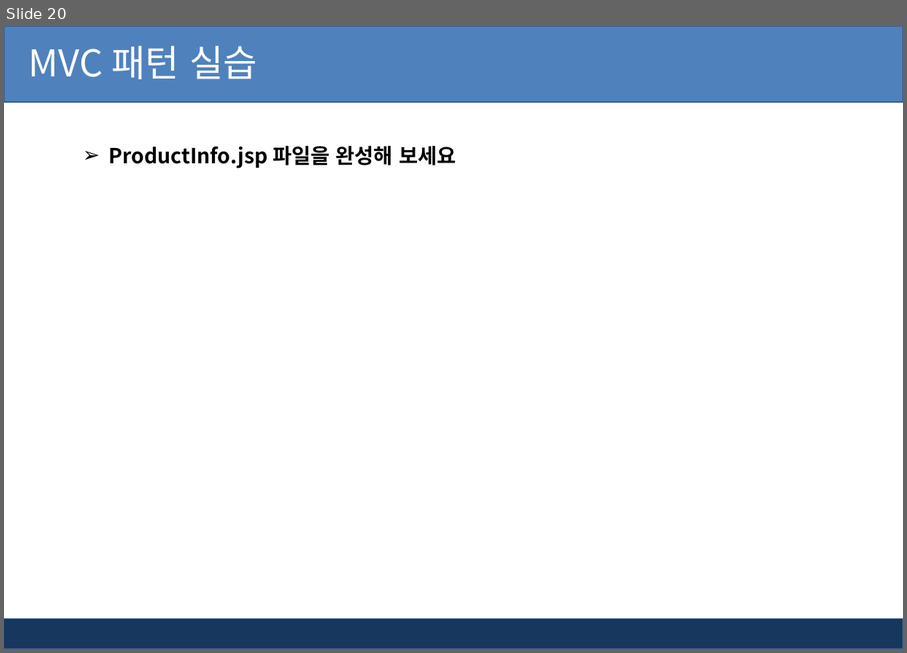
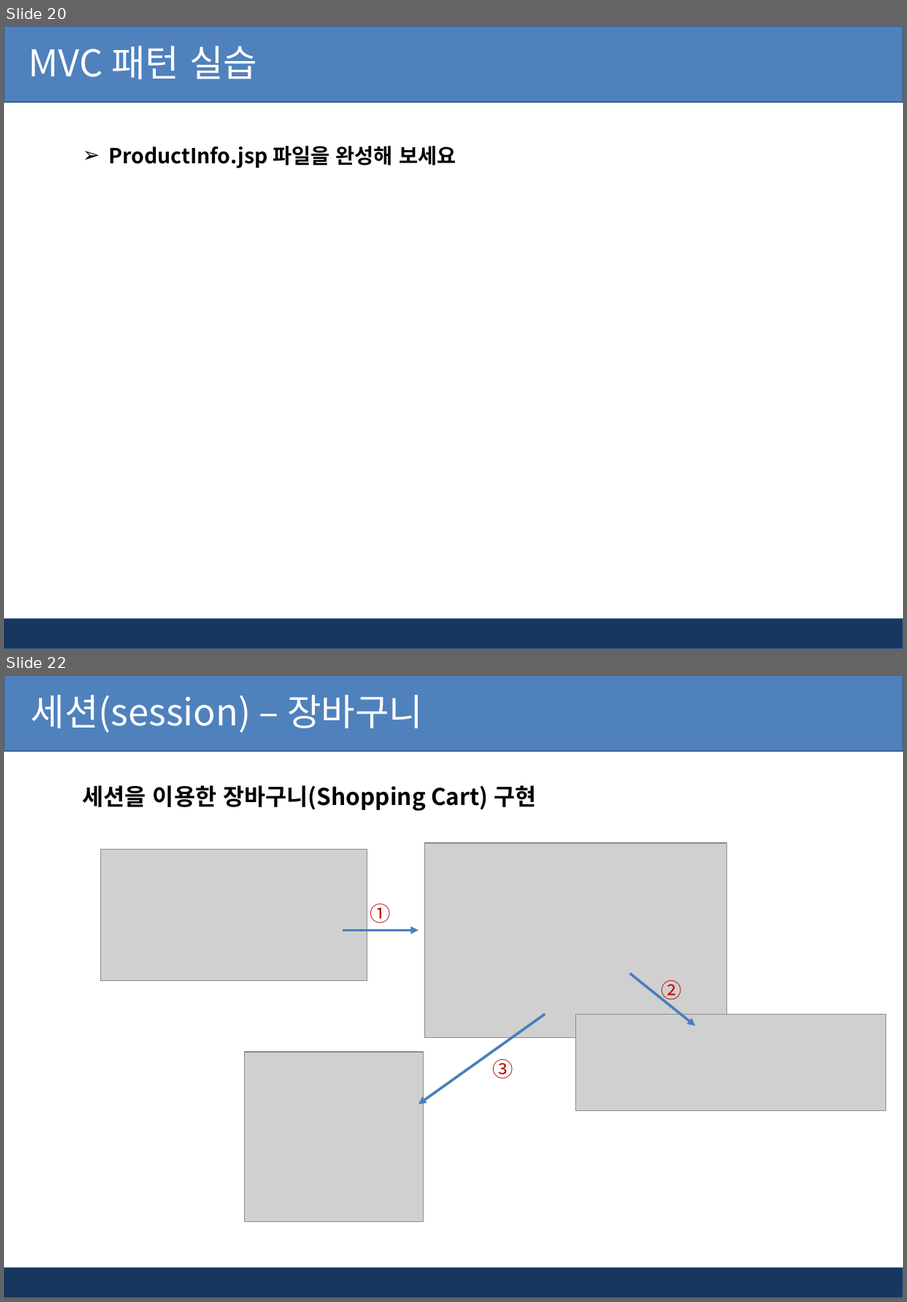
Before and after one commit to kiyongee2/green_project_web, a slide deck: jsp_ppt/13장. Maven 기반 프로젝트.pptx. Shown one above the other, each under a label of ours: slide 20 before the commit, slides 20 and 22 after it; the slides between them are not shown. The pictures are 907x653 and 907x1302 pixels, drawn with LibreOffice and Linux fonts; fonts in the diff are those of the drawing; grey boxes stand for pictures; background and template pictures are left out. Boxes give left, top, right and bottom in pixels: in the first picture for what was removed or moved away, otherwise in the second. Text is boxed around its words. In the diff, an @@ line names an element or a change of style, - is before the commit and + after.

```diff
--- a/jsp_ppt/13장. Maven 기반 프로젝트.pptx
+++ b/jsp_ppt/13장. Maven 기반 프로젝트.pptx
@@ slide 22 added at (4, 675, 903, 1298), background #FFFFFF; not listed: 2 template elements that a slide beside it also shows @@
@@ text added at (31, 695, 423, 733), 32 pt, text #FFFFFF @@
+세션(session) – 장바구니
@@ text added at (83, 785, 536, 811), 20 pt, text #000000, bold @@
+세션을 이용한 장바구니(Shopping Cart) 구현
@@ picture added at (100, 849, 367, 982) @@
@@ picture added at (425, 843, 727, 1037) @@
@@ text added at (370, 903, 391, 923), 18 pt, text #C00000 @@
+①
@@ arrow added from (343, 930) to (419, 930), #4B7EBC 2.25 pt @@
@@ arrow added from (630, 973) to (696, 1025), #4B7EBC 2.25 pt @@
@@ text added at (661, 980, 681, 1003), 18 pt, text #C00000 @@
+②
@@ arrow added from (546, 1014) to (419, 1104), #4B7EBC 2.25 pt @@
@@ picture added at (576, 1014, 887, 1111) @@
@@ picture added at (245, 1052, 423, 1223) @@
@@ text added at (493, 1059, 514, 1079), 18 pt, text #C00000 @@
+③
```
Also in this commit, not shown: 5 other slides added, 3 other files.
